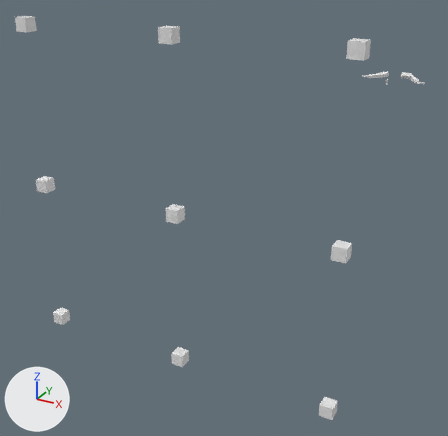
An edit to the Blender file Assets/Blender FPS Rigging & Animation/Course_Files_Blender_FPS_Rigging_&_Animation_Tutorial/Section_03 (Part 7-14)/Lecture_3.1 (Part 7)/Arms_Model.blend, drawn before and after from the same camera.
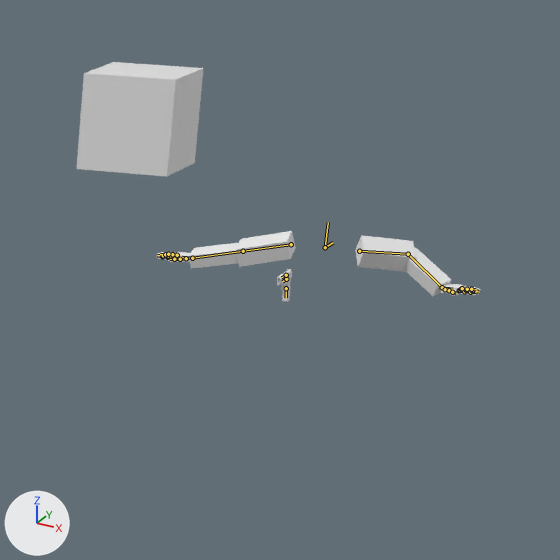
There are two pictures of each version: one whole from a camera (50 mm lens) standing at (4.63, -19.14, 3.58) and looking at (-1.55, -7.9, -2.04), one close up on the part from 74% to 98% of the width and 6% to 31% of the height. Every picture has the same lights, and +X, +Y and +Z are marked at lower left. The bones that bend it are drawn over the model as lines in the close-ups.

In view in the first close-up: 'Cube.004', 'arms'.
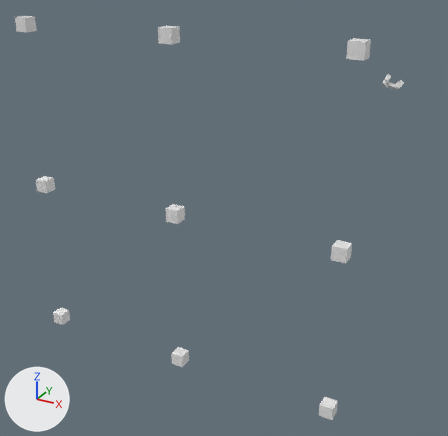
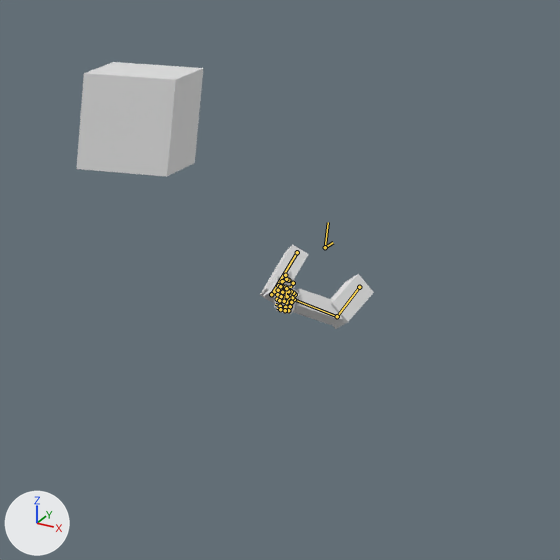
The newer file adds an action. The first version stands in its rest pose; the second is drawn at frame 0 of the action 'FP_reload'.

What changed in the scene script:
```text
Change bone_thumb_ctrl_l:
    where bone_thumb_ctrl_l = bpy.data.objects['Arms_Rig'].pose.bones['Thumb_Ctrl_L']  # child of 'hand_L'
    bone_thumb_ctrl_l.rotation_quaternion: (1.0, 0.0, 0.0, 0.0) -> (0.98, -0.104, 0.03, 0.165)  # degrees (0, 0, 0) -> degrees (-11, 5, 19)
Change bone_index_ctrl_l:
    where bone_index_ctrl_l = bpy.data.objects['Arms_Rig'].pose.bones['Index_Ctrl_L']  # child of 'hand_L'
    bone_index_ctrl_l.rotation_quaternion: (1.0, 0.0, 0.0, 0.0) -> (0.949, -0.31, -0.02, 0.047)  # degrees (0, 0, 0) -> degrees (-36, -1, 6)
Change bone_middle_ctrl_l:
    where bone_middle_ctrl_l = bpy.data.objects['Arms_Rig'].pose.bones['Middle_Ctrl_L']  # child of 'hand_L'
    bone_middle_ctrl_l.rotation_quaternion: (1.0, 0.0, 0.0, 0.0) -> (0.941, -0.338, -0.003, 0.013)  # degrees (0, 0, 0) -> degrees (-40, 0, 2)
Change bone_ring_ctrl_l:
    where bone_ring_ctrl_l = bpy.data.objects['Arms_Rig'].pose.bones['Ring_Ctrl_L']  # child of 'hand_L'
    bone_ring_ctrl_l.rotation_quaternion: (1.0, 0.0, 0.0, 0.0) -> (0.943, -0.328, -0.015, 0.056)  # degrees (0, 0, 0) -> degrees (-38, 1, 7)
Change bone_little_ctrl_l:
    where bone_little_ctrl_l = bpy.data.objects['Arms_Rig'].pose.bones['Little_Ctrl_L']  # child of 'hand_L'
    bone_little_ctrl_l.rotation_quaternion: (1.0, 0.0, 0.0, 0.0) -> (0.939, -0.343, -0.001, -0.005)  # degrees (0, 0, 0) -> degrees (-40, 0, -1)
Change bone_upper_arm_ctrl_l:
    where bone_upper_arm_ctrl_l = bpy.data.objects['Arms_Rig'].pose.bones['Upper_Arm_Ctrl_L']  # child of 'root'
    bone_upper_arm_ctrl_l.location: (0.0, 0.0, 0.0) -> (-1.03, 0.0, -1.64)
Change bone_pole_target_l:
    where bone_pole_target_l = bpy.data.objects['Arms_Rig'].pose.bones['Pole_Target_L']  # child of 'root'
    bone_pole_target_l.location: (0.0, 0.0, 0.0) -> (0.0, -3.84, 0.0)
Change bone_hand_ctrl_l:
    where bone_hand_ctrl_l = bpy.data.objects['Arms_Rig'].pose.bones['Hand_Ctrl_L']  # child of 'root'
    bone_hand_ctrl_l.location: (0.0, 0.0, 0.0) -> (2.23, -5.32, -0.62)
    bone_hand_ctrl_l.rotation_quaternion: (1.0, 0.0, 0.0, 0.0) -> (0.482, -0.539, -0.562, -0.402)  # degrees (0, 0, 0) -> degrees (18, -103, -102)
Change bone_thumb_ctrl_r:
    where bone_thumb_ctrl_r = bpy.data.objects['Arms_Rig'].pose.bones['Thumb_Ctrl_R']  # child of 'hand_R'
    bone_thumb_ctrl_r.rotation_quaternion: (1.0, 0.0, 0.0, 0.0) -> (0.507, -0.291, -0.41, 0.7)  # degrees (0, 0, 0) -> degrees (-60, 0, 108)
Change bone_index_ctrl_r:
    where bone_index_ctrl_r = bpy.data.objects['Arms_Rig'].pose.bones['Index_Ctrl_R']  # child of 'hand_R'
    bone_index_ctrl_r.rotation_quaternion: (1.0, 0.0, 0.0, 0.0) -> (0.951, -0.296, 0.024, 0.091)  # degrees (0, 0, 0) -> degrees (-34, 6, 9)
Change bone_middle_ctrl_r:
    where bone_middle_ctrl_r = bpy.data.objects['Arms_Rig'].pose.bones['Middle_Ctrl_R']  # child of 'hand_R'
    bone_middle_ctrl_r.rotation_quaternion: (1.0, 0.0, 0.0, 0.0) -> (0.859, -0.511, -0.005, -0.019)  # degrees (0, 0, 0) -> degrees (-61, -2, -2)
Change bone_ring_ctrl_r:
    where bone_ring_ctrl_r = bpy.data.objects['Arms_Rig'].pose.bones['Ring_Ctrl_R']  # child of 'hand_R'
    bone_ring_ctrl_r.rotation_quaternion: (1.0, 0.0, 0.0, 0.0) -> (0.891, -0.454, 0.0, 0.0)  # degrees (0, 0, 0) -> degrees (-54, 0, 0)
Change bone_little_ctrl_r:
    where bone_little_ctrl_r = bpy.data.objects['Arms_Rig'].pose.bones['Little_Ctrl_R']  # child of 'hand_R'
    bone_little_ctrl_r.rotation_quaternion: (1.0, 0.0, 0.0, 0.0) -> (0.92, -0.392, 0.0, 0.0)  # degrees (0, 0, 0) -> degrees (-46, 0, 0)
Change bone_upper_arm_ctrl_r:
    where bone_upper_arm_ctrl_r = bpy.data.objects['Arms_Rig'].pose.bones['Upper_Arm_Ctrl_R']  # child of 'root'
    bone_upper_arm_ctrl_r.location: (0.0, 0.0, 0.0) -> (0.88, 0.0, -0.47)
Change bone_pole_target_r:
    where bone_pole_target_r = bpy.data.objects['Arms_Rig'].pose.bones['Pole_Target_R']  # child of 'root'
    bone_pole_target_r.location: (0.0, 0.0, 0.0) -> (0.0, -3.85, 0.0)
Change bone_hand_ctrl_r:
    where bone_hand_ctrl_r = bpy.data.objects['Arms_Rig'].pose.bones['Hand_Ctrl_R']  # child of 'root'
    bone_hand_ctrl_r.location: (0.0, 0.0, 0.0) -> (-2.22, -5.29, -0.16)
    bone_hand_ctrl_r.rotation_quaternion: (1.0, 0.0, 0.0, 0.0) -> (0.532, -0.528, 0.451, 0.484)  # degrees (0, 0, 0) -> degrees (-74, 83, 18)
```

What differs and where, as boxes [x1, y1, x2, y2] in the close-ups (560 x 560 px):
'arms', posed (65% narrower, 29% taller): before [157, 231, 480, 296]; after [260, 245, 374, 329]
